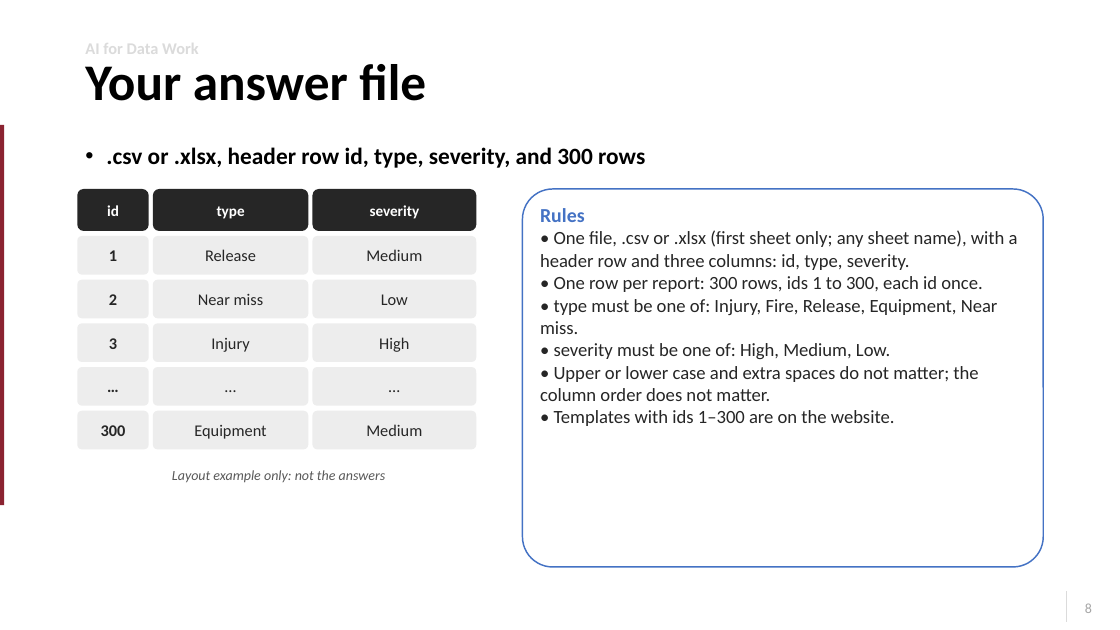
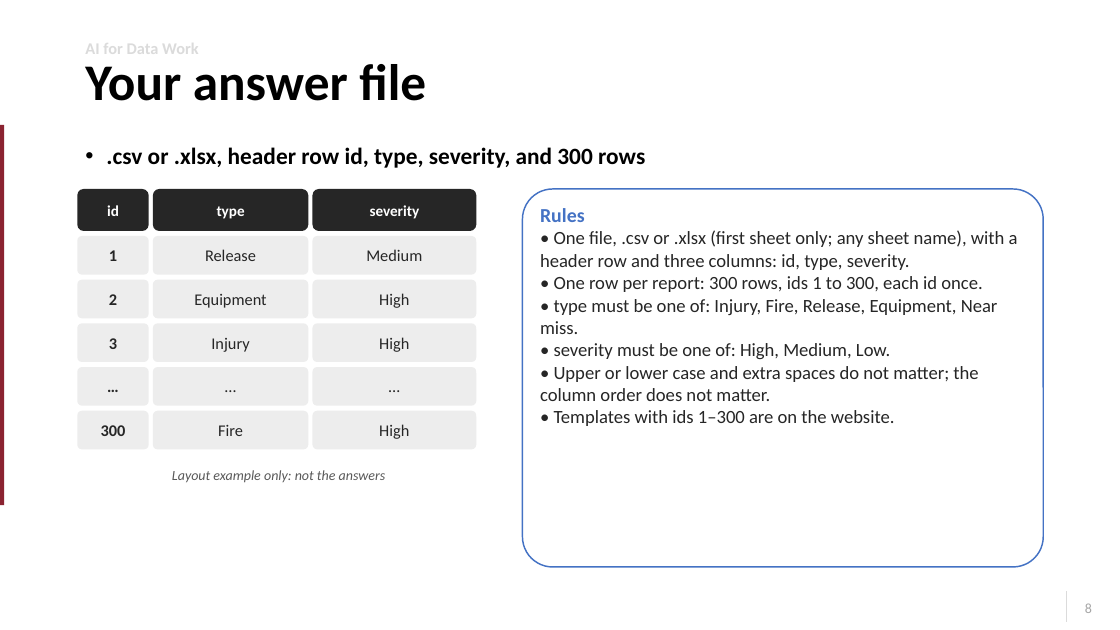
Before and after one commit to KWK-GoLive/incident-checker, a slide deck: slide 8 of Incident_Classification_slides.pptx. Drawn at 1120x630 pixels with LibreOffice and Linux fonts; fonts in the diff are those of the drawing; background and template pictures are left out. Boxes give left, top, right and bottom in pixels: in the first picture for what was removed or moved away, otherwise in the second. Text is boxed around its words. In the diff, an @@ line names an element or a change of style, - is before the commit and + after.

```diff
--- a/Incident_Classification_slides.pptx
+++ b/Incident_Classification_slides.pptx
@@ text in rounded rectangle at box(194, 294, 266, 308): text changed @@
-Near miss
+Equipment
@@ text in rounded rectangle at box(379, 293, 409, 308): text changed @@
-Low
+High
@@ text in rounded rectangle at box(218, 425, 243, 436): text changed @@
-Equipment
+Fire
@@ text in rounded rectangle at box(379, 424, 409, 439): text changed @@
-Medium
+High
```
Also in this commit, not shown: 4 other slides changed, 5 other files.
